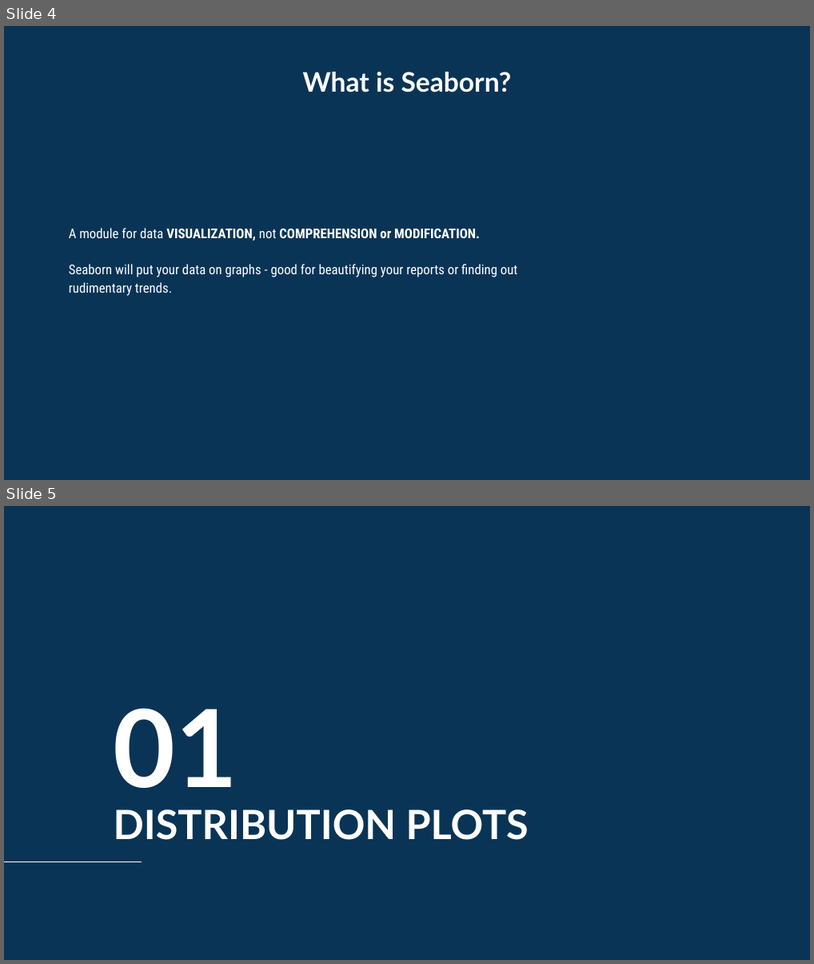
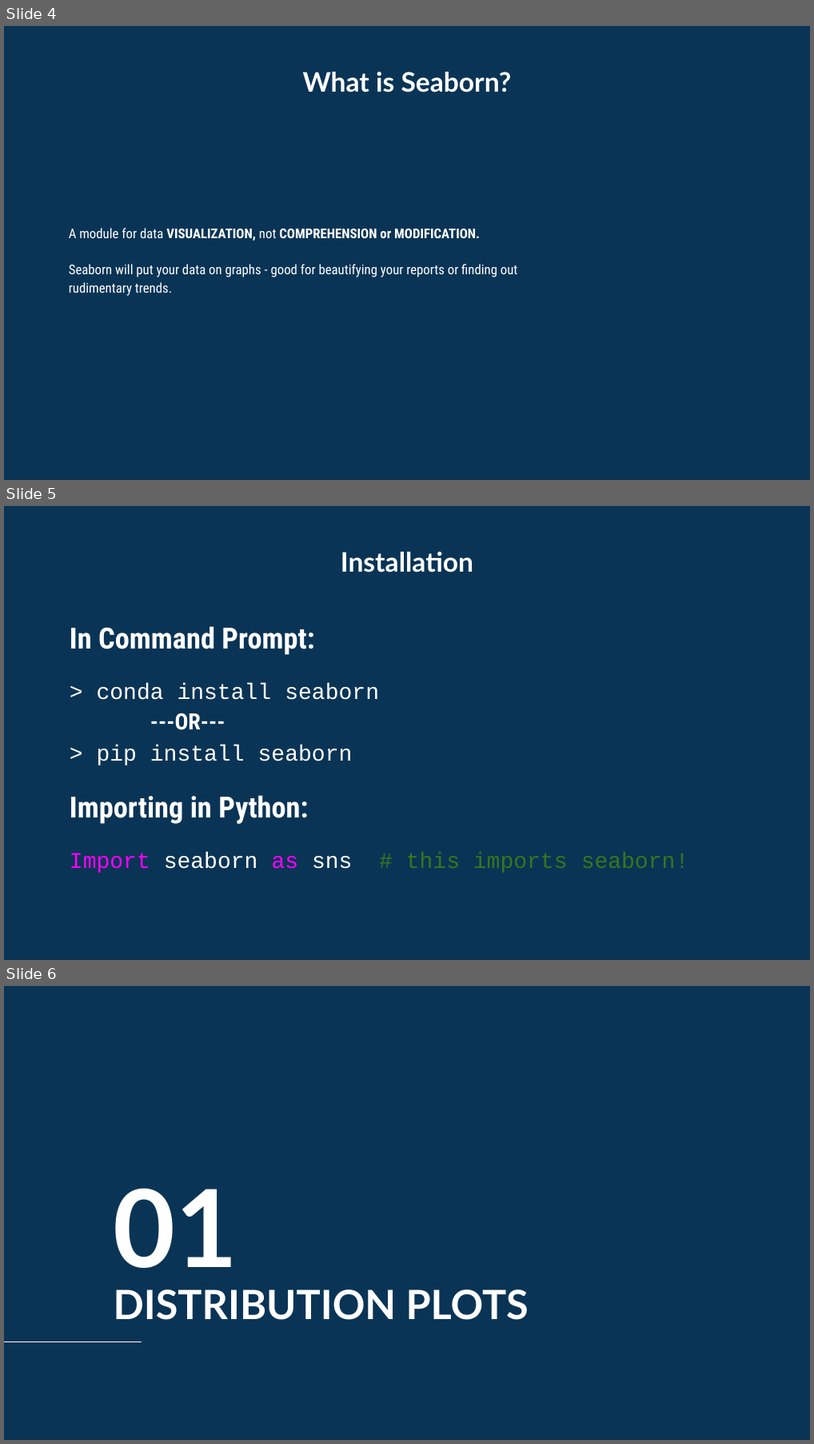
Before and after one commit to ohamed/ML-Training, a slide deck: pptx/04 Seaborn.pptx. Shown one above the other, each under a label of ours: slides 4 and 5 before the commit, slides 4, 5 and 6 after it. The pictures are 814x964 and 814x1444 pixels, drawn with LibreOffice and Linux fonts; fonts in the diff are those of the drawing; background and template pictures are left out. Boxes give left, top, right and bottom in pixels: in the first picture for what was removed or moved away, otherwise in the second. Text is boxed around its words. In the diff, an @@ line names an element or a change of style, - is before the commit and + after.

Commit message:
Extend seaborn slides

```diff
--- a/pptx/04 Seaborn.pptx
+++ b/pptx/04 Seaborn.pptx
@@ slide 5 added at (4, 506, 810, 960), background picture (left out) @@
@@ title added at (341, 552, 474, 572), 24 pt, text #FFFFFF, bold @@
+Installation
@@ text added at (70, 626, 690, 872), 20 pt, text #FFFFFF @@
+In Command Prompt:
+> conda install seaborn
+---OR---
+> pip install seaborn
+Importing in Python:
+Import seaborn as sns # this imports seaborn!
@@ what was slide 5 is now slide 6 @@
```
Also in this commit, not shown: 1 slide changed.
